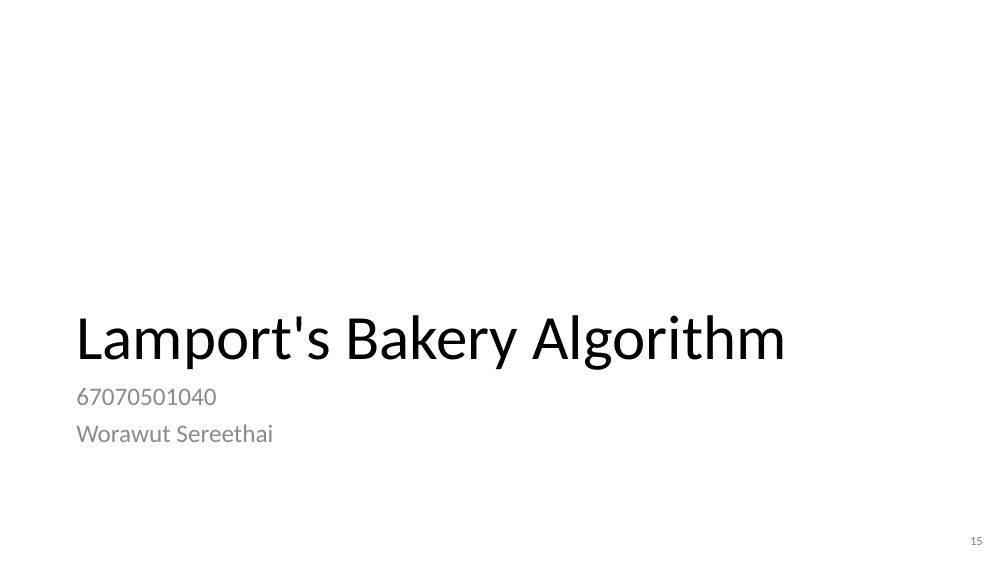
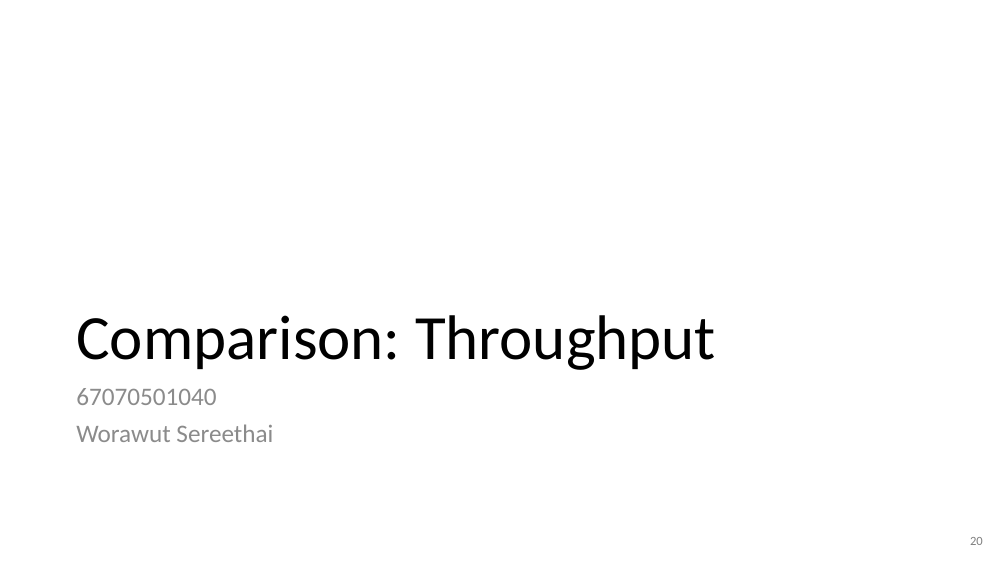
Before and after one commit to Kiatisakk/CPE333-OS, a slide deck: slide 20 of PS08/slides/PS08.pptx (slide 15 before the commit). Drawn at 1008x567 pixels with LibreOffice and Linux fonts; fonts in the diff are those of the drawing. Boxes give left, top, right and bottom in pixels: in the first picture for what was removed or moved away, otherwise in the second. Text is boxed around its words. In the diff, an @@ line names an element or a change of style, - is before the commit and + after.

```diff
--- a/PS08/slides/PS08.pptx
+++ b/PS08/slides/PS08.pptx
@@ title at [76, 315, 716, 370]: text changed @@
-Lamport's Bakery Algorithm
+Comparison: Throughput
@@ text at [970, 537, 983, 545]: text changed @@
-15
+20
```
Also in this commit, not shown: 15 other slides changed, 3 slides added, 2 slides removed, 12 other files.
